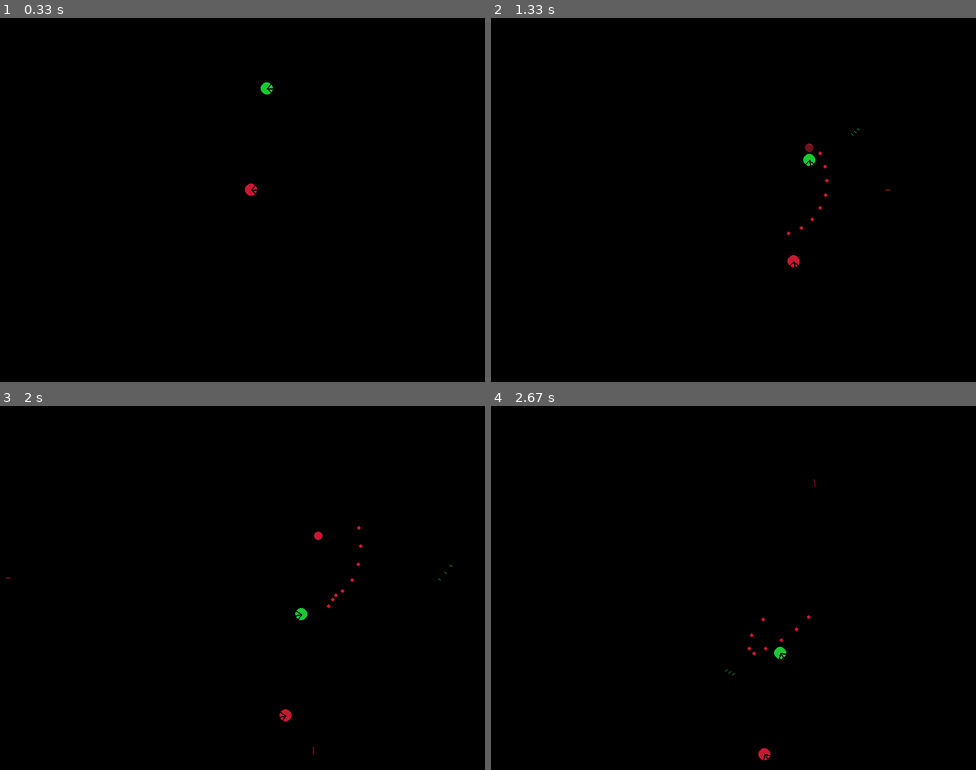
Above: before the commit, frames 1-4 (two rows, left to right).
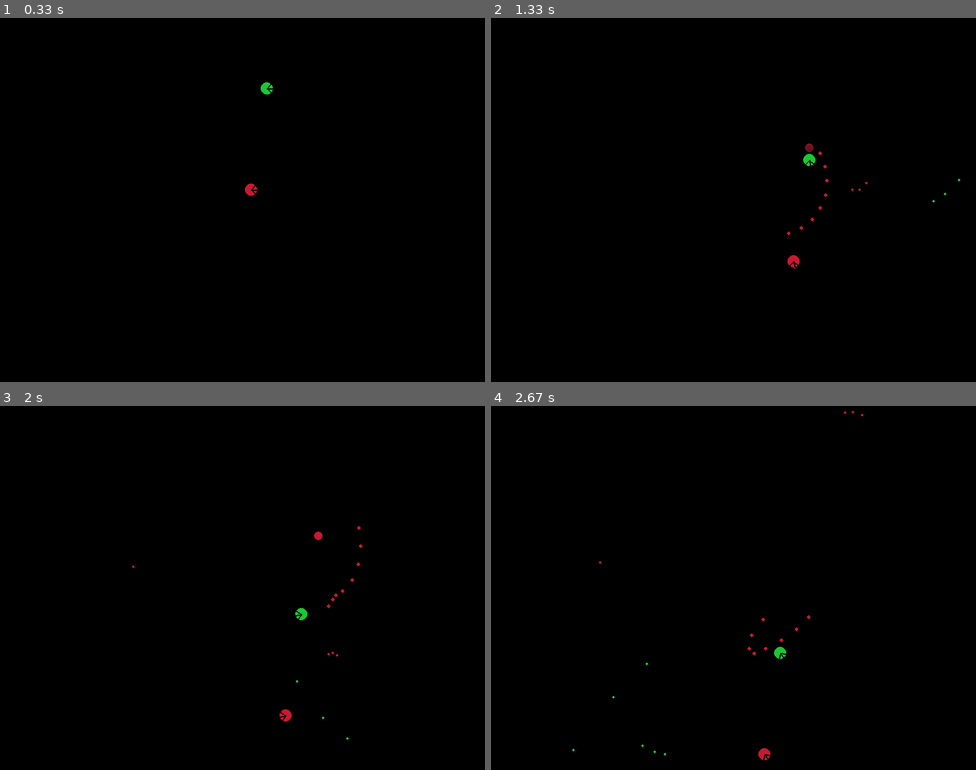
Above: after the commit, the same moments.

Repository: ZephyrSails/leben
Game: pygame game, started from dog_fight/main.py
The game is run twice, just before and just after one commit, with the same random seed, the same clock (stepped at 60 frames per second) and the same inputs.
Inputs:
- Up to frame 1 (0.33 s): no input
- Up to frame 2 (1.33 s): tap Right Shift at 0.33, 1.32 s; hold Right 0.67-1.13 s; hold D 0.67-1.13 s; tap Right Ctrl at 0.73, 1.03, 1.23 s; tap Shift at 0.82 s; hold Up from 1.17 s (still down); hold W from 1.17 s (still down)
- Up to frame 3 (2 s): release Up at 1.47 s; release W at 1.47 s; hold Right 1.5-1.97 s; hold D 1.5-1.97 s; tap Right Ctrl at 1.57, 1.87 s
- Up to frame 4 (2.67 s): hold Left 2-2.53 s; hold A 2-2.53 s; tap Right Ctrl at 2.07, 2.37, 2.63 s; tap Shift at 2.15 s; hold Left from 2.57 s (still down); hold A from 2.57 s (still down)

Frame 1 is identical in both runs. In frame 2, less than 0.1% of the frame differs, in the area x 62-97%, y 30-69%; in frame 3, less than 0.1%; in frame 4, less than 0.1%, in the area x 16-77%, y 1-96%.

Commit message:
randomed & bouncing  bullet

Diff:
--- a/dog_fight/bullet.py
+++ b/dog_fight/bullet.py
@@ -1,5 +1,6 @@
 import pygame
 import math
+import random
 
 
 class Bullet(pygame.sprite.Sprite):
@@ -13,10 +14,10 @@
         self.SCREEN_HEIGHT = flight.SCREEN_HEIGHT
 
         # motion
-        self.speed_multiplier = 4
-        self.radians = flight.dir_radians
-        self.x_speed = math.cos(self.radians) * self.speed_multiplier
-        self.y_speed = math.sin(self.radians) * self.speed_multiplier
+        self.speed = 10
+        self.radians = math.radians(flight.dir_degree + random.randint(-2, 2))
+        self.x_speed = math.cos(self.radians) * self.speed
+        self.y_speed = math.sin(self.radians) * self.speed
 
         # attribute
         self.radius = 2
@@ -39,20 +40,22 @@
         ))
 
         # life span
-        self.life_tick = 100
+        self.life_tick = 200
 
         # explosion visual
         self.to_be_killed_in_n_turn = -1
 
     def draw(self):
-        pygame.draw.circle(self.surf, self.bg_color,
+        pygame.draw.circle(self.surf, self.color,
                            (self.bound_radius, self.bound_radius), self.radius)
-        pygame.draw.line(
-            self.surf, self.color,
-            (int(self.bound_radius - self.radius * math.cos(self.radians)),
-             int(self.bound_radius - self.radius * math.sin(self.radians))),
-            (int(self.bound_radius + self.radius * math.cos(self.radians)),
-             int(self.bound_radius + self.radius * math.sin(self.radians))), 1)
+        # pygame.draw.circle(self.surf, self.bg_color,
+        #                    (self.bound_radius, self.bound_radius), self.radius)
+        # pygame.draw.line(
+        #     self.surf, self.color,
+        #     (int(self.bound_radius - self.radius * math.cos(self.radians)),
+        #      int(self.bound_radius - self.radius * math.sin(self.radians))),
+        #     (int(self.bound_radius + self.radius * math.cos(self.radians)),
+        #      int(self.bound_radius + self.radius * math.sin(self.radians))), 1)
 
     def update(self):
         if self.to_be_killed_in_n_turn != -1:
@@ -71,13 +74,17 @@
             self.rect.move_ip(dx, dy)
 
             if self.rect.left < 0:
-                self.rect.move_ip(self.SCREEN_WIDTH, 0)
+                self.x_speed = -self.x_speed
+                # self.rect.move_ip(self.SCREEN_WIDTH, 0)
             if self.rect.left > self.SCREEN_WIDTH:
-                self.rect.move_ip(-self.SCREEN_WIDTH, 0)
+                self.x_speed = -self.x_speed
+                # self.rect.move_ip(-self.SCREEN_WIDTH, 0)
             if self.rect.top <= 0:
-                self.rect.move_ip(0, self.SCREEN_HEIGHT)
+                self.y_speed = -self.y_speed
+                # self.rect.move_ip(0, self.SCREEN_HEIGHT)
             if self.rect.top >= self.SCREEN_HEIGHT:
-                self.rect.move_ip(0, -self.SCREEN_HEIGHT)
+                self.y_speed = -self.y_speed
+                # self.rect.move_ip(0, -self.SCREEN_HEIGHT)
 
         self.life_tick -= 1
         if self.life_tick == 0:
